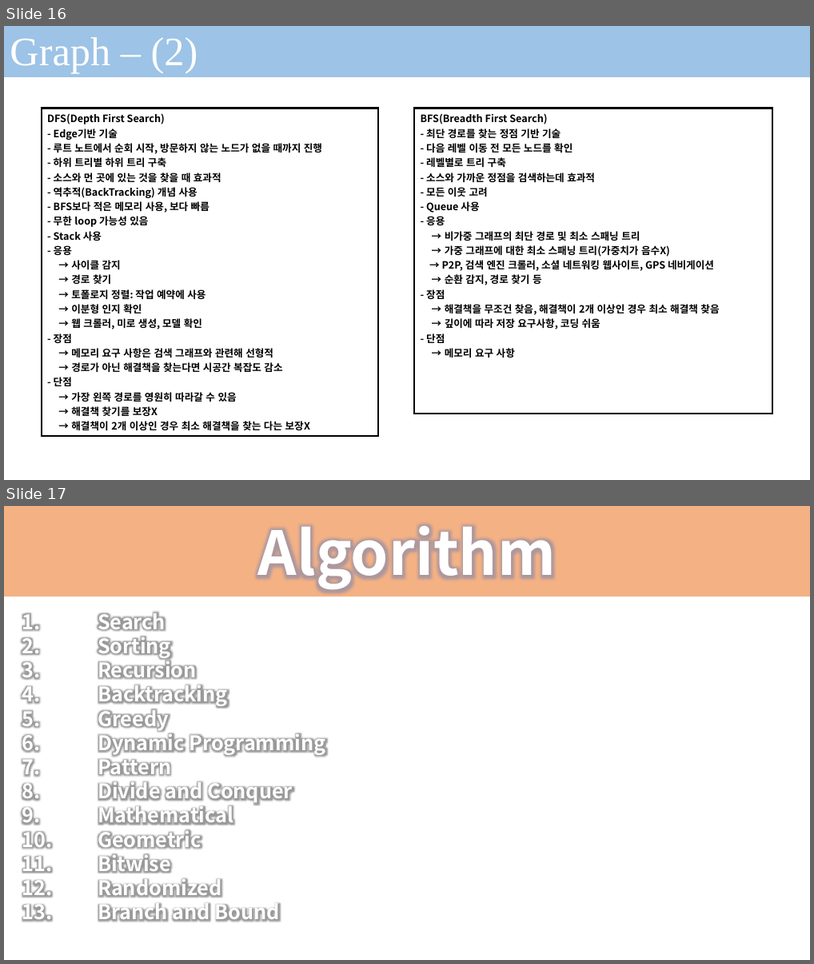
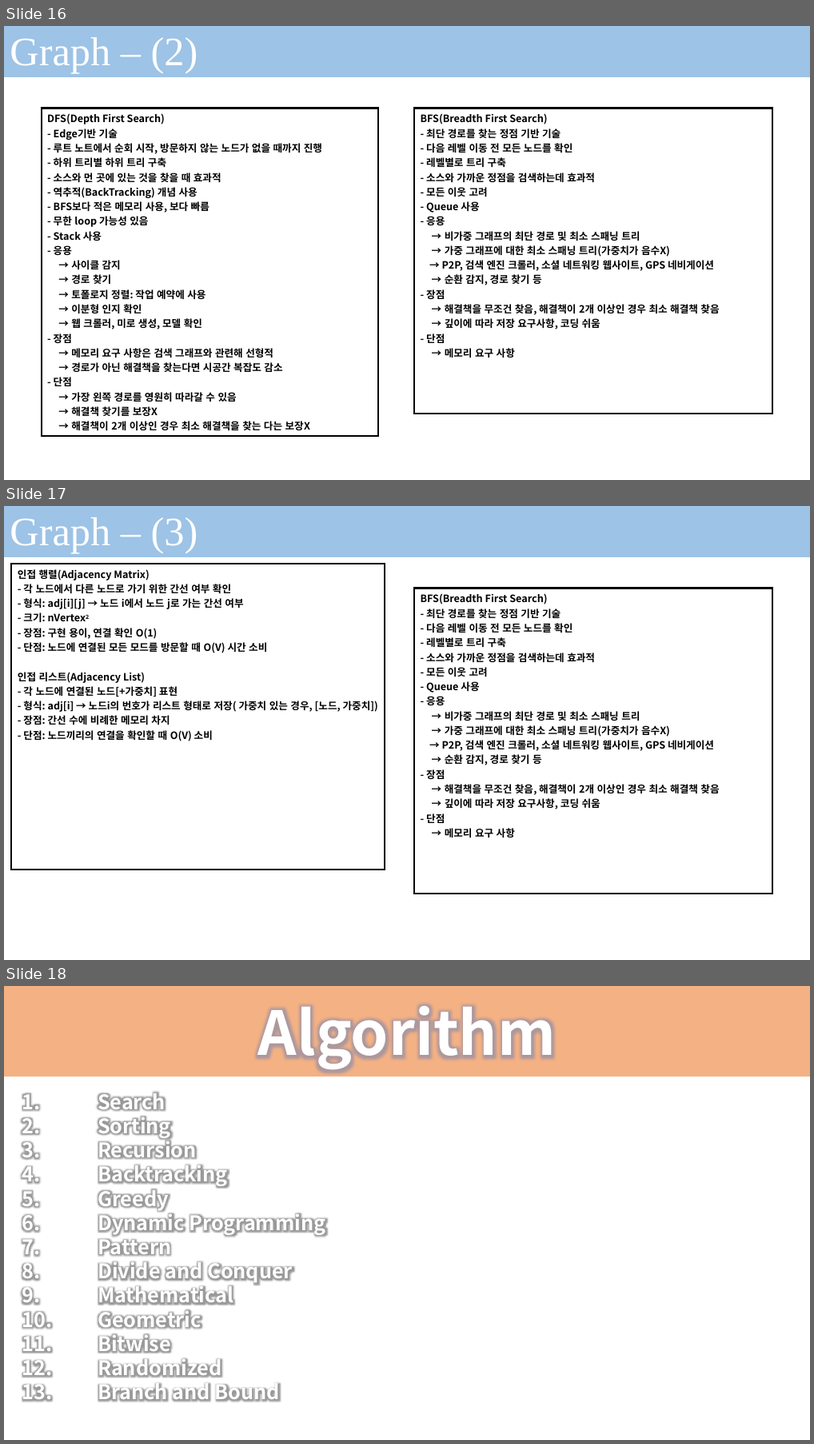
Before and after one commit to seonghokim/Study, a slide deck: Algorithm in c.pptx. Shown one above the other, each under a label of ours: slides 16 and 17 before the commit, slides 16, 17 and 18 after it. The pictures are 814x964 and 814x1444 pixels, drawn with LibreOffice and Linux fonts; fonts in the diff are those of the drawing; background and template pictures are left out. Boxes give left, top, right and bottom in pixels: in the first picture for what was removed or moved away, otherwise in the second. Text is boxed around its words. In the diff, an @@ line names an element or a change of style, - is before the commit and + after.

```diff
--- a/Algorithm in c.pptx
+++ b/Algorithm in c.pptx
@@ slide 17 added at [4, 506, 810, 960], background #FFFFFF; not listed: 1 template element that a slide beside it also shows @@
@@ rectangle added at [4, 506, 810, 557], fill #9DC3E6 @@
@@ text added at [10, 517, 198, 553], 48 pt, text #FFFFFF @@
+Graph – (3)
@@ table added at [11, 564, 385, 869], 1 rows, 1 columns @@
+인접 행렬(Adjacency Matrix) / - 각 노드에서 다른 노드로 가기 위한 간선 여부 확인 / - 형식: adj[i][j] → 노드 i에서 노드 j로 가는 간선 여부 / - 크기: nVertex2 / - 장점: 구현 용이, 연결 확인 O(1) / - 단점: 노드에 연결된 모든 모드를 방문할 때 O(V) 시간 소비 / 인접 리스트(Adjacency List) / - 각 노드에 연결된 노드[+가중치] 표현 / - 형식: adj[i] → 노드i의 번호가 리스트 형태로 저장( 가중치 있는 경우, [노드, 가중치]) / - 장점: 간선 수에 비례한 메모리 차지 / - 단점: 노드끼리의 연결을 확인할 때 O(V) 소비
@@ table added at [414, 588, 774, 894], 1 rows, 1 columns @@
+BFS(Breadth First Search) / - 최단 경로를 찾는 정점 기반 기술 / - 다음 레벨 이동 전 모든 노드를 확인 / - 레벨별로 트리 구축 / - 소스와 가까운 정점을 검색하는데 효과적 / - 모든 이웃 고려 / - Queue 사용 / - 응용 / → 비가중 그래프의 최단 경로 및 최소 스패닝 트리 / → 가중 그래프에 대한 최소 스패닝 트리(가중치가 음수X) / → P2P, 검색 엔진 크롤러, 소셜 네트워킹 웹사이트, GPS 네비게이션 / → 순환 감지, 경로 찾기 등 / - 장점 / → 해결책을 무조건 찾음, 해결책이 2개 이상인 경우 최소 해결책 찾음 / → 깊이에 따라 저장 요구사항, 코딩 쉬움 / - 단점 / → 메모리 요구 사항
@@ what was slide 17 is now slide 18 @@
```
Also in this commit, not shown: 2 other files.
